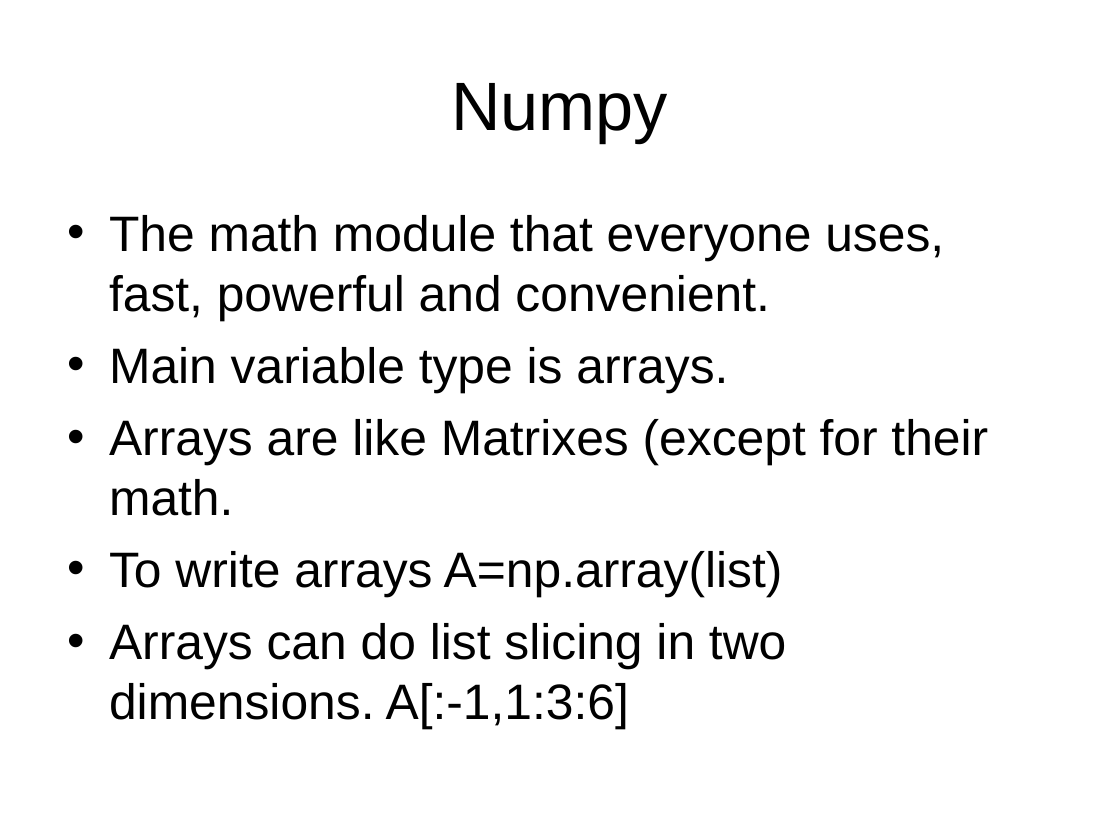
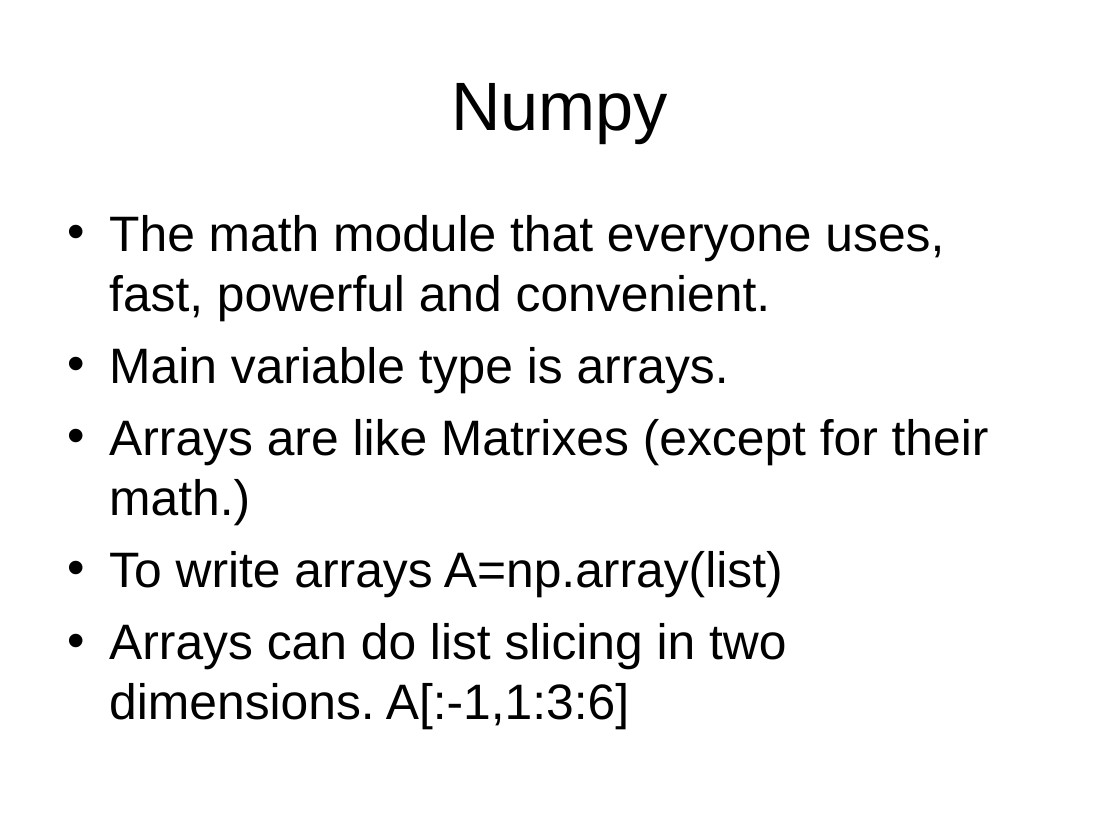
Before and after one commit to cdcox/PythonClassScripts, a slide deck: slide 9 of LectureForMeeting1.ppt. Drawn at 1120x840 pixels with LibreOffice and Linux fonts; fonts in the diff are those of the drawing. Boxes give left, top, right and bottom in pixels: in the first picture for what was removed or moved away, otherwise in the second. Text is boxed around its words. In the diff, an @@ line names an element or a change of style, - is before the commit and + after.

Commit message:
minor edits

```diff
--- a/LectureForMeeting1.ppt
+++ b/LectureForMeeting1.ppt
@@ text at (109,419,989,525): text changed @@
-• Arrays are like Matrixes (except for their math.
+• Arrays are like Matrixes (except for their math.)
```
